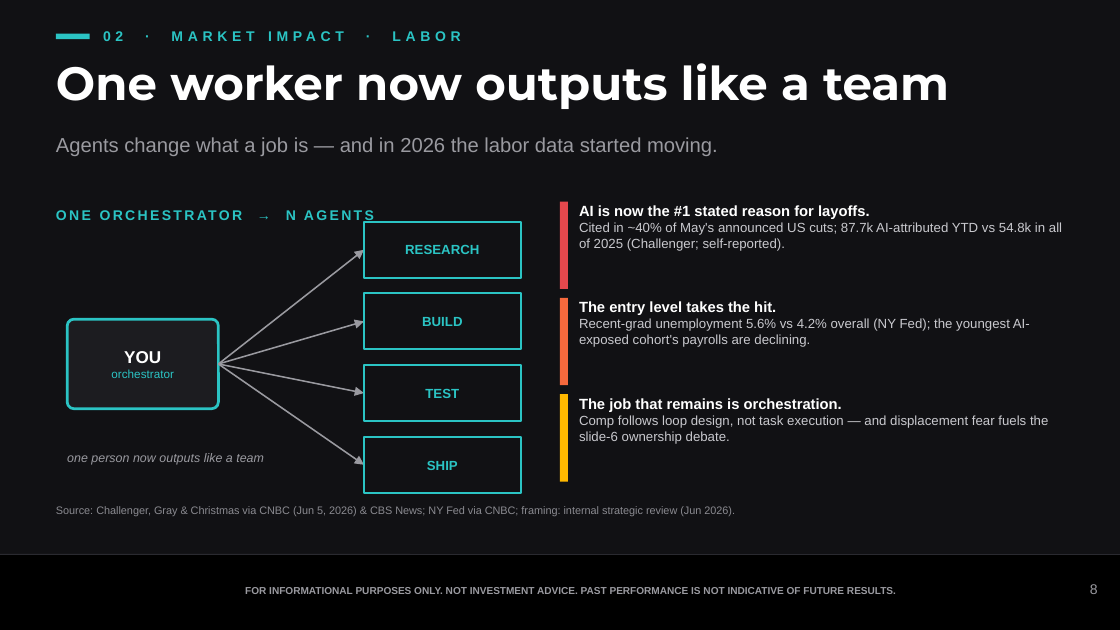
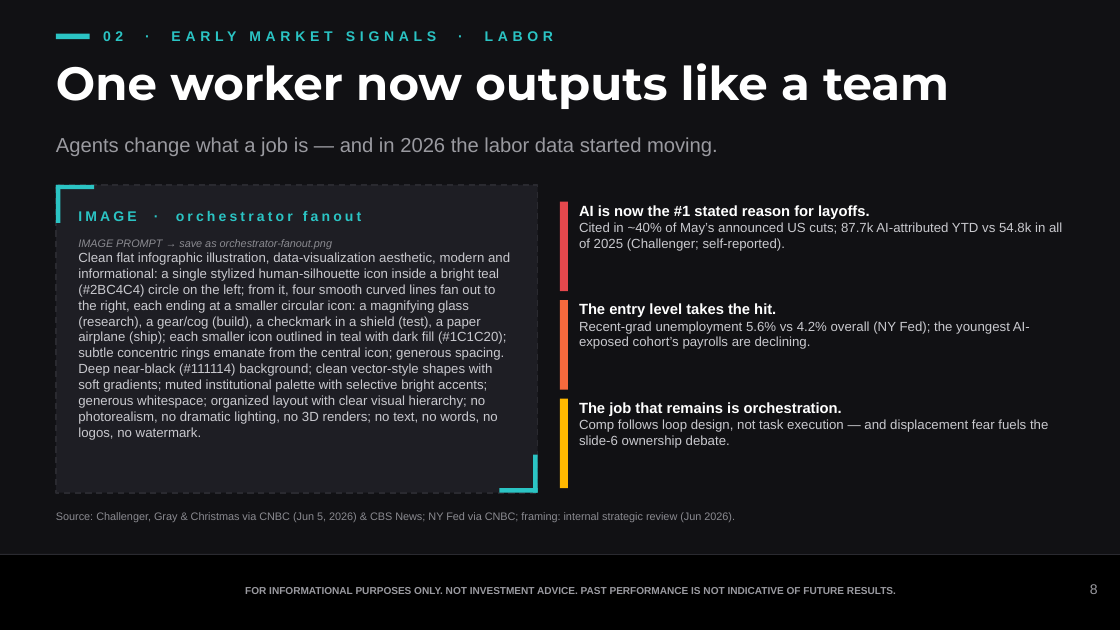
Before and after one commit to samuelcmcclellan-cell/ai-markets-deck, a slide deck: slide 8 of ai-markets-deck.pptx. Drawn at 1120x630 pixels with LibreOffice and Linux fonts; fonts in the diff are those of the drawing. Boxes give left, top, right and bottom in pixels: in the first picture for what was removed or moved away, otherwise in the second. Text is boxed around its words. In the diff, an @@ line names an element or a change of style, - is before the commit and + after.

```diff
--- a/ai-markets-deck.pptx
+++ b/ai-markets-deck.pptx
@@ text at (x1=103, y1=31, x2=553, y2=41): text changed @@
-02 · MARKET IMPACT · LABOR
+02 · EARLY MARKET SIGNALS · LABOR
@@ rectangle added at (x1=56, y1=185, x2=538, y2=493), fill #1E1E24, outline #2A2A30 1 pt dashed @@
@@ rectangle added at (x1=56, y1=185, x2=94, y2=189), fill #2BC4C4 @@
@@ rectangle added at (x1=56, y1=185, x2=60, y2=223), fill #2BC4C4 @@
@@ text at (x1=78, y1=211, x2=361, y2=221): text changed @@
-ONE ORCHESTRATOR → N AGENTS
+IMAGE · orchestrator fanout
@@ text added at (x1=78, y1=239, x2=510, y2=440), 8.5 pt, text #C9C9CE @@
+IMAGE PROMPT → save as orchestrator-fanout.png
+Clean flat infographic illustration, data-visualization aesthetic, modern and informational: a single stylized human-silhouette icon inside a bright teal (#2BC4C4) circle on the left; from it, four smooth curved lines fan out to the right, each ending at a smaller circular icon: a magnifying glass (research), a gear/cog (build), a checkmark in a shield (test), a paper airplane (ship); each smaller icon outlined in teal with dark fill (#1C1C20); subtle concentric rings emanate from the central icon; generous spacing. Deep near-black (#111114) background; clean vector-style shapes with soft gradients; muted institutional palette with selective bright accents; generous whitespace; organized layout with clear visual hierarchy; no photorealism, no dramatic lighting, no 3D renders; no text, no words, no logos, no watermark.
@@ rectangle removed at (x1=364, y1=222, x2=521, y2=278) @@
@@ text at (x1=579, y1=222, x2=1062, y2=251): text changed @@
-Cited in ~40% of May's announced US cuts; 87.7k AI-attributed YTD vs 54.8k in all of 2025 (Challenger; self-reported).
+Cited in ~40% of May’s announced US cuts; 87.7k AI-attributed YTD vs 54.8k in all of 2025 (Challenger; self-reported).
@@ arrow removed from (218, 364) to (364, 250) @@
@@ text removed at (x1=405, y1=245, x2=479, y2=254) @@
-RESEARCH
@@ rectangle removed at (x1=364, y1=293, x2=521, y2=349) @@
@@ rounded rectangle removed at (x1=67, y1=319, x2=218, y2=409) @@
@@ arrow removed from (218, 364) to (364, 321) @@
@@ text removed at (x1=422, y1=317, x2=462, y2=326) @@
-BUILD
@@ rectangle moved from (x1=560, y1=298, x2=568, y2=385) to (x1=560, y1=300, x2=568, y2=390) @@
@@ text at (x1=579, y1=321, x2=1030, y2=349): text changed @@
-Recent-grad unemployment 5.6% vs 4.2% overall (NY Fed); the youngest AI-exposed cohort's payrolls are declining.
+Recent-grad unemployment 5.6% vs 4.2% overall (NY Fed); the youngest AI-exposed cohort’s payrolls are declining.
@@ text removed at (x1=111, y1=351, x2=174, y2=378) @@
-YOU
-orchestrator
@@ arrow removed from (218, 364) to (364, 393) @@
@@ arrow removed from (218, 364) to (364, 465) @@
@@ rectangle removed at (x1=364, y1=365, x2=521, y2=421) @@
@@ text removed at (x1=425, y1=389, x2=459, y2=398) @@
-TEST
@@ 2 texts, 1 rectangle moved together from (x1=56, y1=394, x2=1048, y2=516) to (x1=56, y1=399, x2=1048, y2=522) @@
@@ rectangle removed at (x1=364, y1=437, x2=521, y2=493) @@
@@ text removed at (x1=67, y1=453, x2=264, y2=465) @@
-one person now outputs like a team
@@ text removed at (x1=427, y1=461, x2=458, y2=470) @@
-SHIP
@@ rectangle added at (x1=533, y1=455, x2=538, y2=493), fill #2BC4C4 @@
@@ rectangle added at (x1=500, y1=488, x2=538, y2=493), fill #2BC4C4 @@
```
Also in this commit, not shown: 8 other slides changed, 2 slides added, 3 slides removed, 18 other files.
